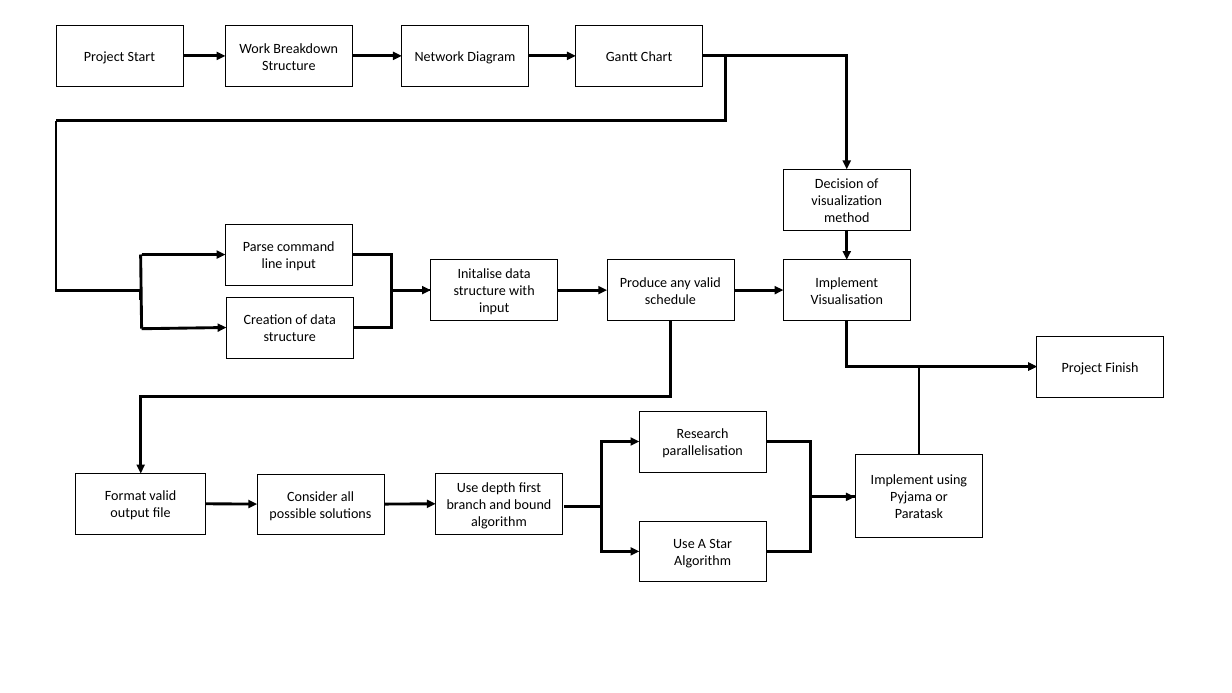
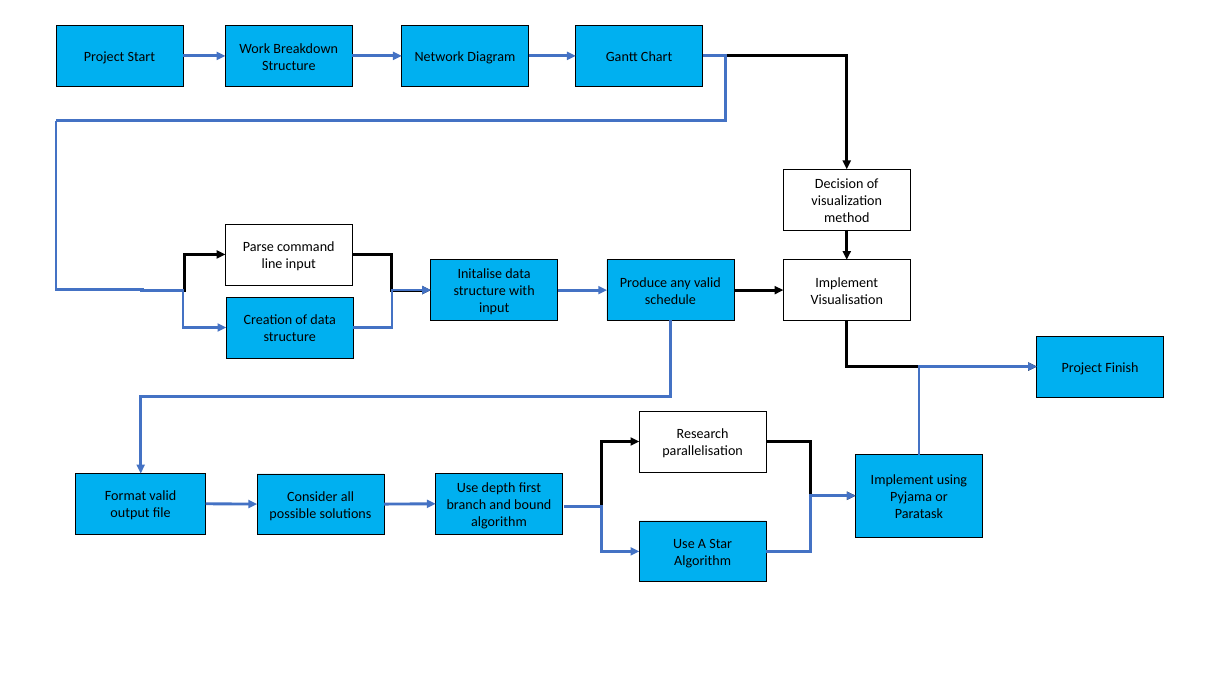
Before and after one commit to beccaree/tiny-coding-snorlax, a slide deck: slide 1 of Planning Documents/Network Diagram.pptx. Drawn at 1232x693 pixels with LibreOffice and Linux fonts; fonts in the diff are those of the drawing. Boxes give left, top, right and bottom in pixels: in the first picture for what was removed or moved away, otherwise in the second. Text is boxed around its words. In the diff, an @@ line names an element or a change of style, - is before the commit and + after.

```diff
--- a/Planning Documents/Network Diagram.pptx
+++ b/Planning Documents/Network Diagram.pptx
@@ elbow line (702, 56) - (56, 121): stroke #000000 2.25 pt to #4472C4 2.25 pt @@
@@ arrow (183, 56) - (226, 56): stroke #000000 2.25 pt to #4472C4 2.25 pt @@
@@ arrow (352, 56) - (402, 56): stroke #000000 2.25 pt to #4472C4 2.25 pt @@
@@ arrow (529, 56) - (576, 56): stroke #000000 2.25 pt to #4472C4 2.25 pt @@
@@ elbow line moved from (56, 121) - (140, 300) to (56, 121) - (142, 290) @@
@@ elbow line (56, 121) - (142, 290): stroke #000000 2.25 pt to #4472C4 2.25 pt @@
@@ line removed from (140, 254) to (141, 329) @@
@@ arrow removed from (141, 254) to (226, 254) @@
@@ elbow arrow added from (143, 291) to (226, 254), #000000 2.25 pt @@
@@ elbow arrow added from (140, 290) to (226, 327), #4472C4 2.25 pt @@
@@ elbow line (353, 327) - (431, 290): elbow line to elbow arrow; stroke #000000 2.25 pt to #4472C4 2.25 pt @@
@@ arrow (558, 290) - (607, 290): stroke #000000 2.25 pt to #4472C4 2.25 pt @@
@@ elbow arrow (671, 321) - (140, 473): stroke #000000 2.25 pt to #4472C4 2.25 pt @@
@@ arrow removed from (141, 329) to (226, 327) @@
@@ fill #FFFFFF to #00B0F0 in 13 elements at bbox=[56, 26, 184, 87], bbox=[226, 26, 353, 87], bbox=[402, 26, 530, 87], bbox=[576, 26, 703, 87], bbox=[76, 473, 206, 534], bbox=[226, 298, 354, 359], bbox=[431, 260, 558, 321], bbox=[607, 260, 735, 321], bbox=[257, 474, 384, 534], bbox=[435, 473, 563, 534], bbox=[856, 455, 983, 537], bbox=[640, 521, 767, 582], bbox=[1037, 336, 1165, 397] @@
@@ elbow arrow (920, 455) - (1037, 367): stroke #000000 2.25 pt to #4472C4 2.25 pt @@
@@ elbow arrow (766, 442) - (856, 496): route changed @@
@@ arrow (206, 504) - (257, 505): stroke #000000 2.25 pt to #4472C4 2.25 pt @@
@@ arrow (384, 505) - (435, 504): stroke #000000 2.25 pt to #4472C4 2.25 pt @@
@@ elbow arrow (564, 506) - (640, 552): stroke #000000 2.25 pt to #4472C4 2.25 pt @@
@@ elbow line (766, 552) - (856, 496): elbow line to elbow arrow; stroke #000000 2.25 pt to #4472C4 2.25 pt; route changed @@
```
Also in this commit, not shown: 1 other file.
